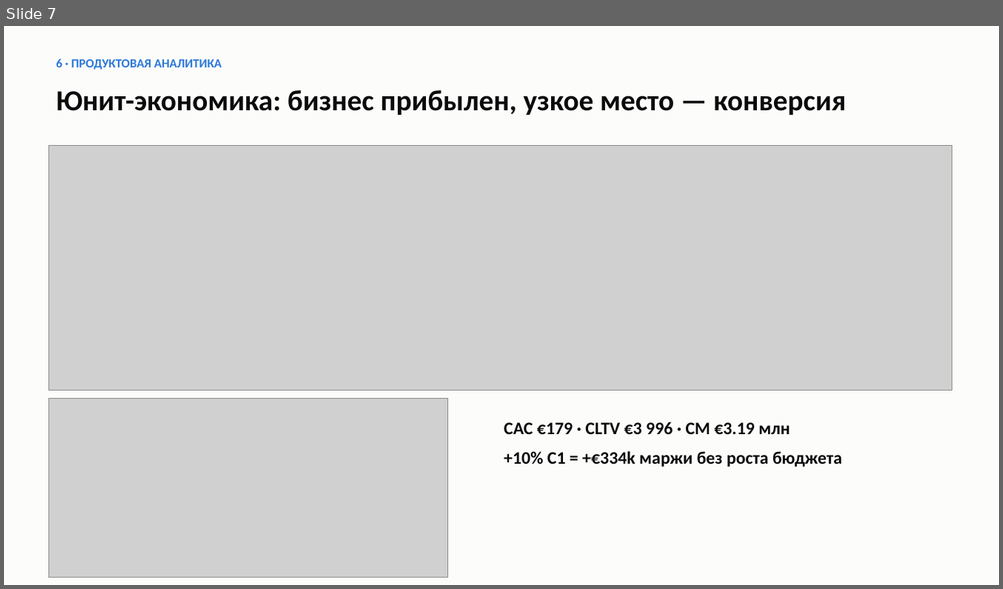
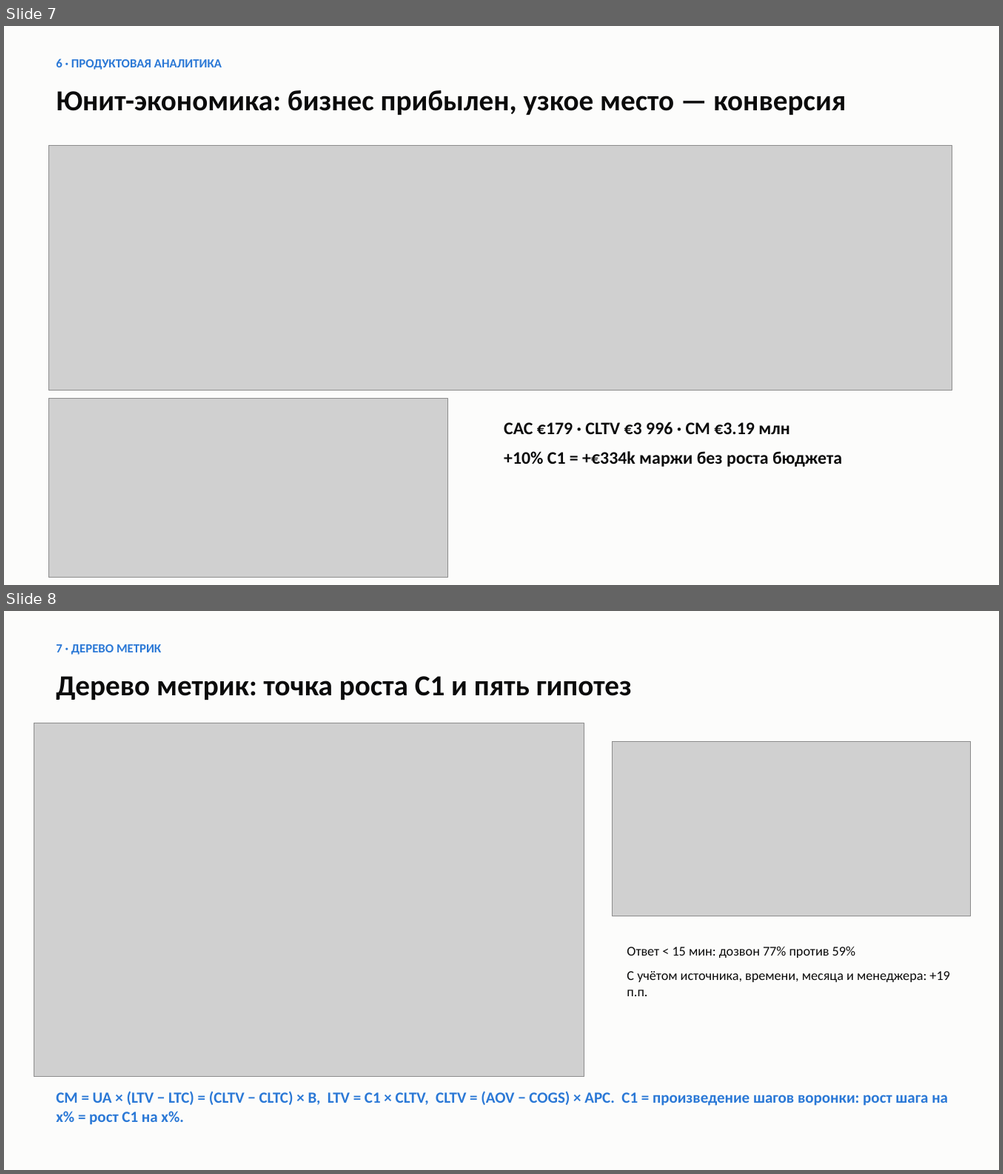
Before and after one commit to yerkovskayuliia-pixel/data-analytics-portfolio, a slide deck: python-crm-analysis/reports/presentation.pptx. Shown one above the other, each under a label of ours: slide 7 before the commit, slides 7 and 8 after it. The pictures are 1003x589 and 1003x1174 pixels, drawn with LibreOffice and Linux fonts; fonts in the diff are those of the drawing; grey boxes stand for pictures. Boxes give left, top, right and bottom in pixels: in the first picture for what was removed or moved away, otherwise in the second. Text is boxed around its words. In the diff, an @@ line names an element or a change of style, - is before the commit and + after.

```diff
--- a/python-crm-analysis/reports/presentation.pptx
+++ b/python-crm-analysis/reports/presentation.pptx
@@ slide 8 added at <box>4,611,999,1170</box>, background #FCFCFB @@
@@ text added at <box>56,644,161,655</box>, 12 pt, text #2A78D6, bold @@
+7 · ДЕРЕВО МЕТРИК
@@ text added at <box>56,676,632,700</box>, 28 pt, text #0B0B0B, bold @@
+Дерево метрик: точка роста C1 и пять гипотез
@@ picture added at <box>34,723,583,1077</box> @@
@@ picture added at <box>612,741,970,917</box> @@
@@ text added at <box>626,946,949,997</box>, 13 pt, text #0B0B0B @@
+Ответ < 15 мин: дозвон 77% против 59%
+С учётом источника, времени, месяца и менеджера: +19 п.п.
@@ text added at <box>56,1091,948,1125</box>, 15 pt, text #2A78D6, bold @@
+CM = UA × (LTV − LTC) = (CLTV − CLTC) × B, LTV = C1 × CLTV, CLTV = (AOV − COGS) × APC. C1 = произведение шагов воронки: рост шага на x% = рост C1 на x%.
```
Also in this commit, not shown: 3 slides changed, 1 other slide added, 1 slide removed, 26 other files.
